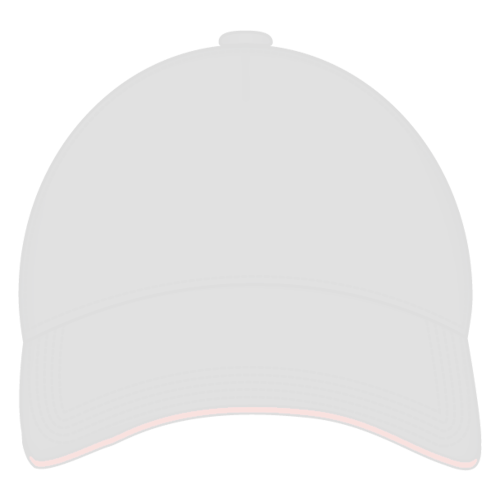
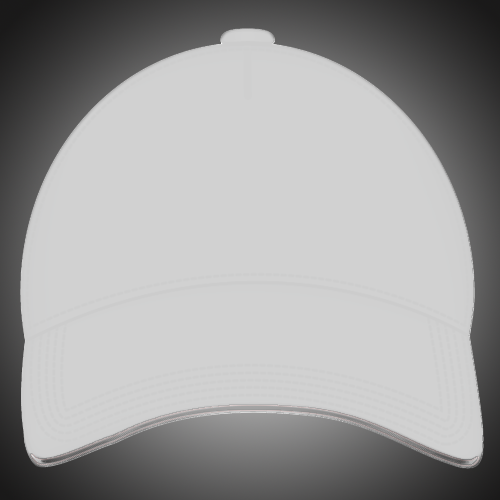
Revision of a layered 500 × 500 image; what changed, layer by layer:
removed layer "Layer 1" (was 13%) over [18, 30, 482, 471]
removed layer "Layer 0" over [0, 0, 500, 500]
added layer "Layer 3" (20%) above "Layer 11" over [20, 28, 484, 469]
added layer "Layer 11" above "Layer 10" over [0, 0, 500, 500]
added layer "Layer 10" above "Layer 8" over [19, 27, 483, 468]
added layer "Layer 8" over [0, 0, 500, 500]
